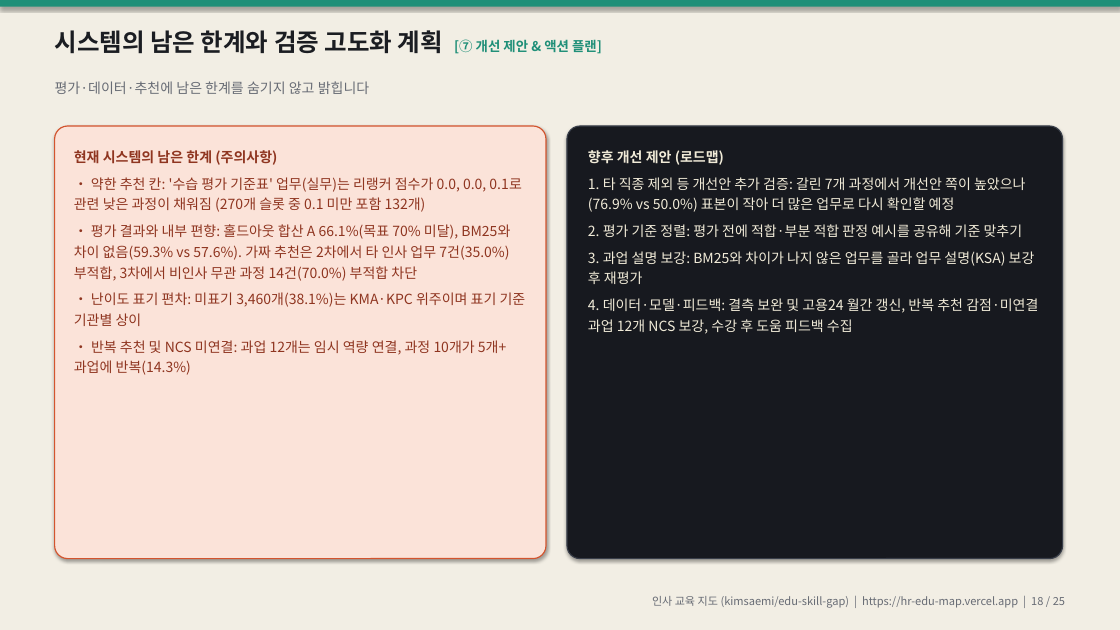
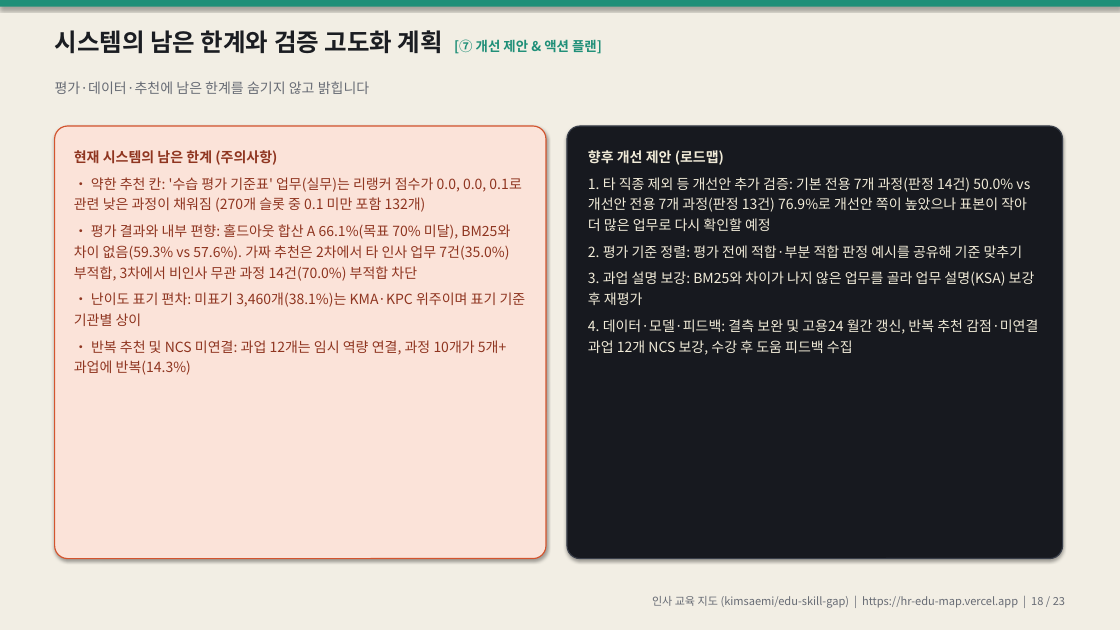
Before and after one commit to kimsaemi/edu-skill-gap, a slide deck: slide 18 of presentation/HR_교육지도_발표.pptx. Drawn at 1120x630 pixels with LibreOffice and Linux fonts; fonts in the diff are those of the drawing. Boxes give left, top, right and bottom in pixels: in the first picture for what was removed or moved away, otherwise in the second. Text is boxed around its words. In the diff, an @@ line names an element or a change of style, - is before the commit and + after.

```diff
--- a/presentation/HR_교육지도_발표.pptx
+++ b/presentation/HR_교육지도_발표.pptx
@@ text at box(588, 177, 1030, 231): text changed @@
-1. 타 직종 제외 등 개선안 추가 검증: 갈린 7개 과정에서 개선안 쪽이 높았으나(76.9% vs 50.0%) 표본이 작아 더 많은 업무로 다시 확인할 예정
+1. 타 직종 제외 등 개선안 추가 검증: 기본 전용 7개 과정(판정 14건) 50.0% vs 개선안 전용 7개 과정(판정 13건) 76.9%로 개선안 쪽이 높았으나 표본이 작아 더 많은 업무로 다시 확인할 예정
@@ text at box(652, 596, 1065, 608): text changed @@
-인사 교육 지도 (kimsaemi/edu-skill-gap) | https://hr-edu-map.vercel.app | 18 / 25
+인사 교육 지도 (kimsaemi/edu-skill-gap) | https://hr-edu-map.vercel.app | 18 / 23
```
Also in this commit, not shown: 21 other slides changed, 2 slides removed, 7 other files.
